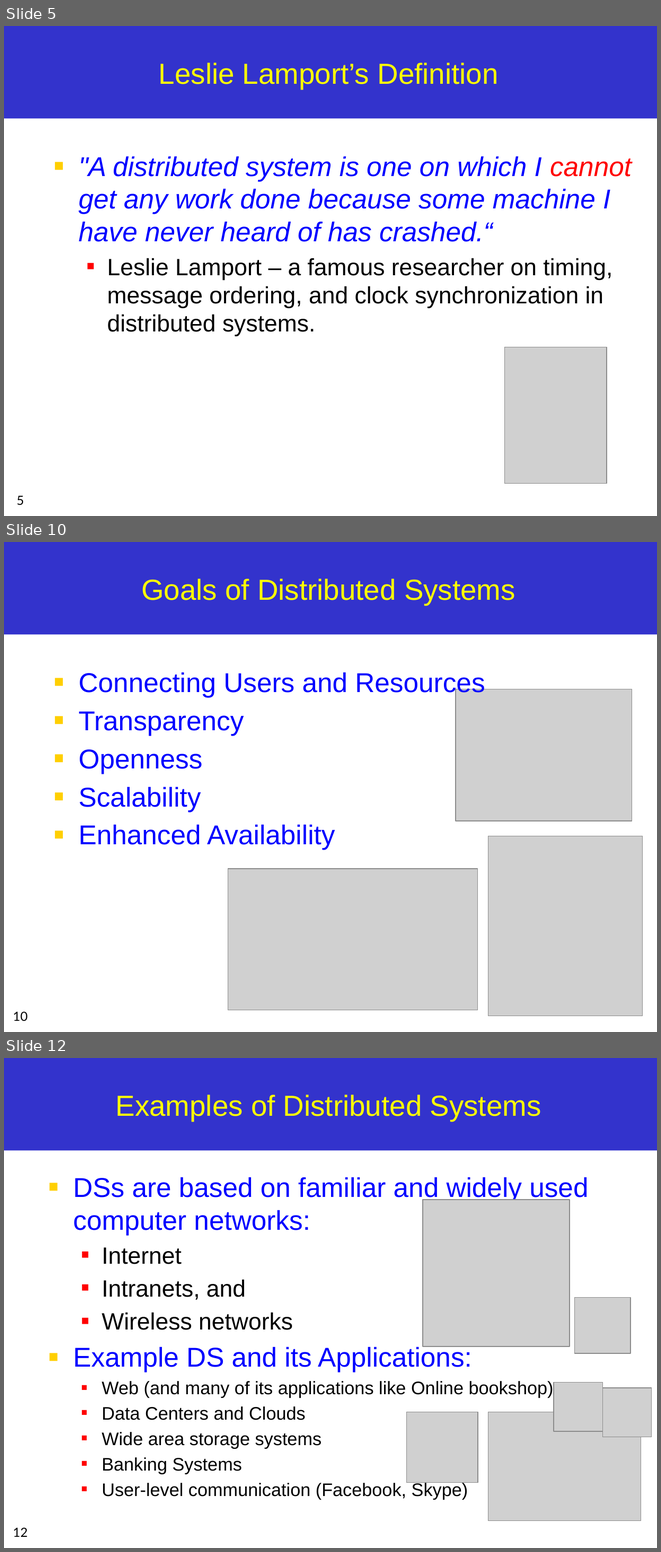
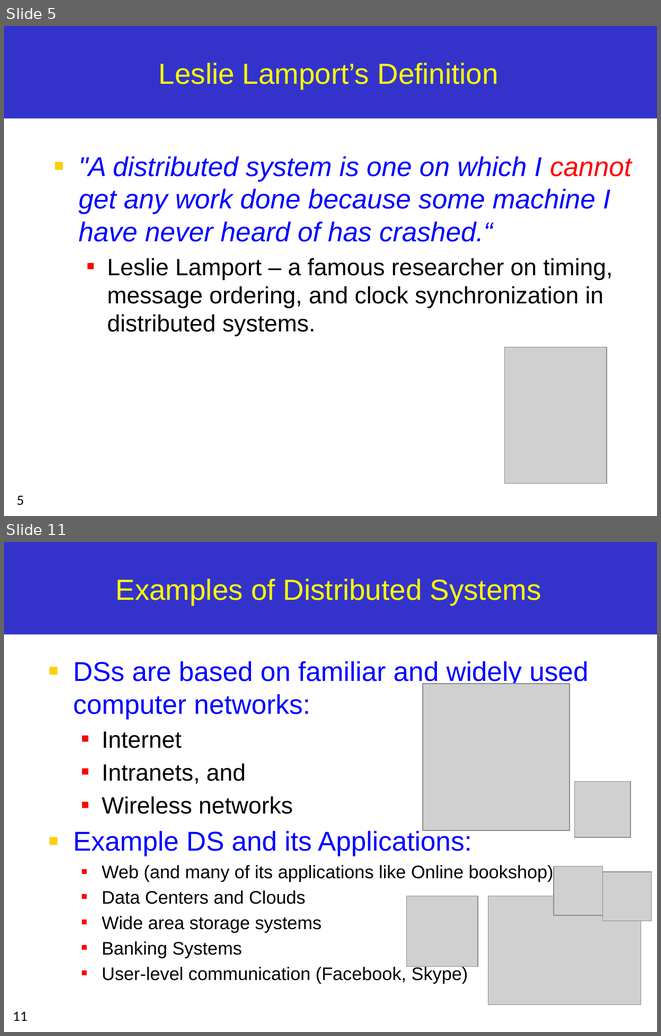
Before and after one commit to hassan010802002/FCI_4th_YEAR, a slide deck: TERM_2/Lectures/Distributed Systems/Lecture 1 - Introduction to Distributed Systems.pptx. Shown one above the other, each under a label of ours: slides 5, 10 and 12 before the commit, slides 5 and 11 after it; the slides between them are not shown. The pictures are 661x1552 and 661x1036 pixels, drawn with LibreOffice and Linux fonts; fonts in the diff are those of the drawing; grey boxes stand for pictures. Boxes give left, top, right and bottom in pixels: in the first picture for what was removed or moved away, otherwise in the second. Text is boxed around its words. In the diff, an @@ line names an element or a change of style, - is before the commit and + after.

```diff
--- a/TERM_2/Lectures/Distributed Systems/Lecture 1 - Introduction to Distributed Systems.pptx
+++ b/TERM_2/Lectures/Distributed Systems/Lecture 1 - Introduction to Distributed Systems.pptx
@@ slide 10 removed at (4, 542, 657, 1032), background #FFFFFF; not listed: 2 template elements that a slide beside it also shows @@
@@ title removed at (141, 579, 515, 605) @@
-Goals of Distributed Systems
@@ text removed at (79, 672, 485, 849) @@
-■ Connecting Users and Resources
-■ Transparency
-■ Openness
-■ Scalability
-■ Enhanced Availability
@@ picture removed at (456, 689, 632, 821) @@
@@ picture removed at (488, 836, 643, 1015) @@
@@ picture removed at (228, 868, 477, 1010) @@
@@ what was slide 12 is now slide 11 @@
@@ page number at (13, 1011, 28, 1021): text changed @@
-12
+11
```
Also in this commit, not shown: 6 slides changed, 46 other files.
